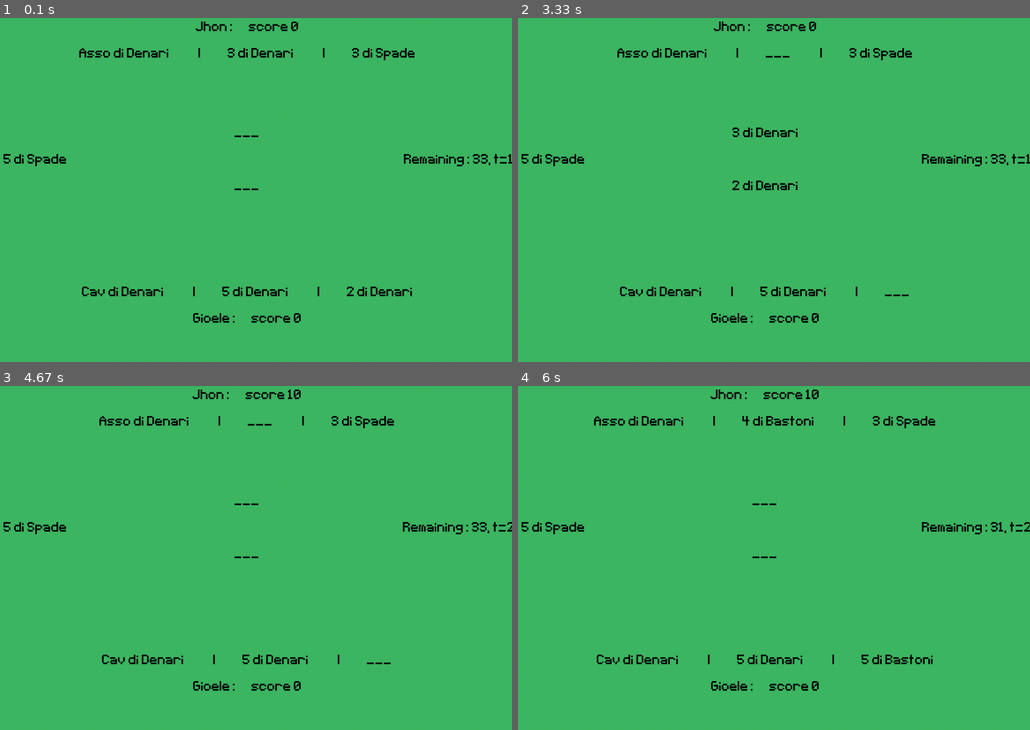
Above: before the commit, frames 1-4 (two rows, left to right).
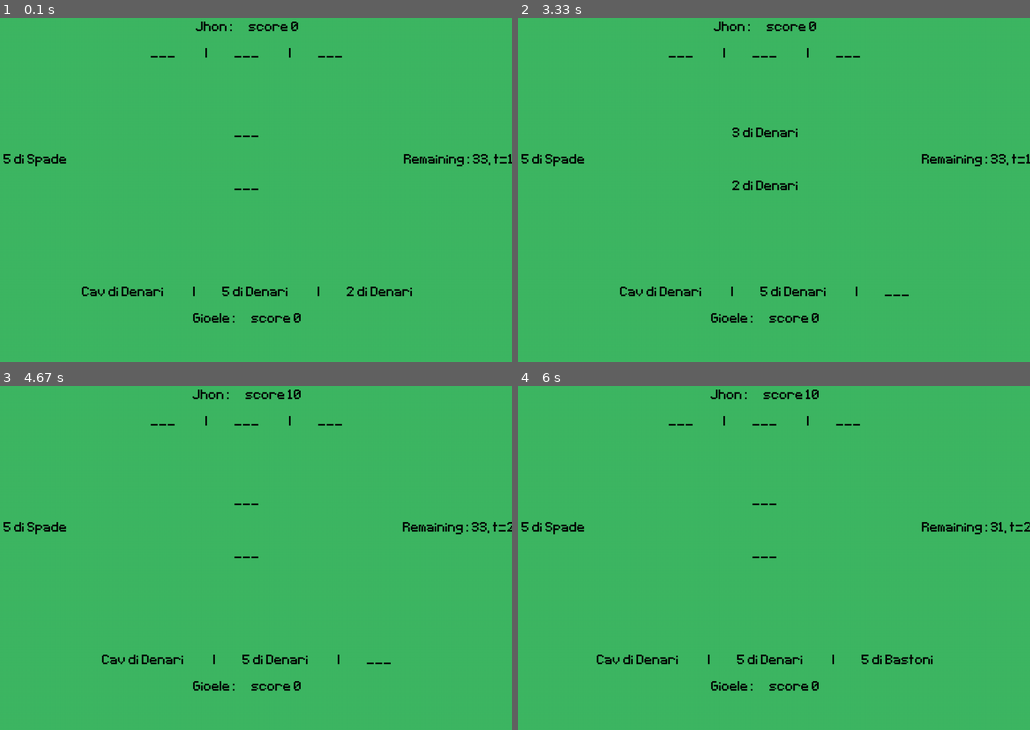
Above: after the commit, the same moments.

Repository: giolendius/Briscola
Game: pygame game, started from main.py
The game is run twice, just before and just after one commit, with the same random seed, the same clock (stepped at 60 frames per second) and the same inputs.
Inputs:
- Up to frame 1 (0.1 s): no input
- Up to frame 2 (3.33 s): tap 3 at 1.33 s
- Up to frame 3 (4.67 s): no input
- Up to frame 4 (6 s): no input

The runs differ from the first frame. In frame 1, 0.7% of the frame differs, in the area x 15-82%, y 8-13%; in frame 2, 0.5%; in frame 3, 0.5%; in frame 4, 0.7%, in the area x 14-82%, y 8-13%.

Commit message:
feat(pygame): play as a human!

Diff:
--- a/src/Briscola.py
+++ b/src/Briscola.py
@@ -1,32 +1,30 @@
 import pandas as pd
-from tqdm import tqdm
-from typing import Literal
 
 from src.types.Agents import *
-from src.types.Card import Card, Deck, Hand, BriscolaCard, Table, Observation, TurnMemory
+from src.types.Card import Card, Deck, Hand, BriscolaCard, Table, Observation, TurnMemory, players_hands
 
-mode = Literal["pygame", "train"]
-memories = Literal["observation", "action", "reward"]
 
 protagonist = 0
 
 
 class BriscolaEnv:
     running: bool
+    turn: int
+    starting_player: int
+    current_player: int
+    points: list
+    phase: str
 
     deck: Deck
     table: Table
     briscola: BriscolaCard
+    players_hands: players_hands
 
     turn_memory: TurnMemory
     game_memories: list[TurnMemory]
 
     def __init__(self, players: int):
         self.tot_players = players
-        # if self.tot_players == 4:
-        #     self.teams = True
-        # else:
-        #     self.teams = False
         self.teams = True if self.tot_players == 4 else False
         self.reset()
 
@@ -39,17 +37,15 @@
         self.turn = 1
         self.starting_player = 0
         self.current_player = self.starting_player
-        self.points = [0 for _ in range(self.tot_players)]
-        if self.teams:
-            self.points = [0, 0]
+        self.points = [0, 0] if self.teams else [0 for _ in range(self.tot_players)]
 
         self.briscola = BriscolaCard(self.deck)
-        self.hand = {}
+        self.players_hands = {}
         self.table = Table([Card(None, 0) for _ in range(self.tot_players)])
         self.phase = "P"  # "P" play, "C" Calculates points "D" Draw
 
         for player in range(self.tot_players):
-            self.hand[player] = Hand(self.deck)
+            self.players_hands[player] = Hand(self.deck)
 
     def game_engine(self, agents):
 
@@ -71,7 +67,7 @@
     def _play_a_card(self, agents):
 
         observation = Observation.from_sets(self.briscola,
-                                            self.hand[self.current_player],
+                                            self.players_hands[self.current_player],
                                             self.table[1:4])  # here we always exclude player 0, he IS playing
 
         azione, q_val = agents[self.current_player].action(observation)
@@ -84,7 +80,7 @@
                                               observation=observation,
                                               action=azione.value)
 
-            self.table[self.current_player] = self.hand[self.current_player].play_this_card(azione)
+            self.table[self.current_player] = self.players_hands[self.current_player].play_this_card(azione)
             self.current_player = (self.current_player + 1) % self.tot_players
 
             if self.current_player == self.starting_player:
@@ -132,9 +128,9 @@
         """Determine drawing order and implement it"""
         for player in turn_order:
             if len(self.deck) == 0:  # last round, last player draws briscola
-                self.hand[player].draw_replacement(draw_briscola_last_round=self.briscola)
+                self.players_hands[player].draw_replacement(draw_briscola_last_round=self.briscola)
             else:
-                self.hand[player].draw_replacement()
+                self.players_hands[player].draw_replacement()
         self.phase = "P"
 
     def _who_takes(self, table: list[type(Card(0, 0))] | Table, starting_player: int) -> (int, int):
@@ -169,7 +165,3 @@
 
         if save_name:
             agent.model.save_weights(save_name)
-
-    def _hand_to_string(self, hand, spaces=10):
-        sp = " " * spaces + "|" + " " * spaces
-        return f"{hand[0]}" + sp + f"{hand[1]}" + sp + f"{hand[2]}"
--- a/src/pygame/pybriscola.py
+++ b/src/pygame/pybriscola.py
@@ -71,7 +71,7 @@
             text(self.screen, f"It's your turn!", (0, 700), (180, 20, 20), size=60)
 
         text(self.screen, f"{agents[0]}:      score {self.points[0]}", (0, 650))
-        text(self.screen, f"{self.hand[0]}", (00, 600))
+        text(self.screen, self.players_hands[0].display(), (00, 600))
         text(self.screen, f"{self.table[0]}", (0, 400))
 
         text(self.screen, f"{self.briscola}", (-400, 350))
@@ -79,7 +79,7 @@
         text(self.screen, f"{self.message}", (0, 350), size=20)
 
         text(self.screen, f"{self.table[1]}", (0, 300))
-        text(self.screen, f"{self.hand[1]}", (00, 150))
+        text(self.screen, self.players_hands[1].display(True), (00, 150))
         text(self.screen, f"{agents[1]}:      score {self.points[1]}", (0, 100))
 
         if ((pygame.time.get_ticks() - self.tempo[0] > self.delay_play)
--- a/src/types/Agents.py
+++ b/src/types/Agents.py
@@ -34,8 +34,8 @@
 
 
 class AgentOnlyFirst(Agent):
-    def action(self, observation: Observation) -> (int, float):
-        return min([i - 1 for i in range(1, 4) if observation[i].val]), 0
+    def action(self, observation: Observation):
+        return Action(min(observation.indices_card_in_hand())), 0
 
 
 class Human(Agent):
@@ -45,4 +45,4 @@
         action_chosen = self.action_chosen
         if action_chosen != Action.not_chosen_yet:
             self.action_chosen = Action.not_chosen_yet
-        return action_chosen, np.array([0,0,0])
+        return action_chosen, np.array([0, 0, 0])
--- a/src/types/Card.py
+++ b/src/types/Card.py
@@ -1,5 +1,5 @@
 import numpy as np
-from typing import List, Optional, cast
+from typing import List, Dict, Optional, cast, Literal
 from dataclasses import dataclass, fields
 
 from .enums import Action
@@ -11,8 +11,8 @@
 suit_dictionary = {0: "Bastoni", 1: "Coppe", 2: "Denari", 3: "Spade"}
 suit_dic = {0: "Ba", 1: "Co", 2: "De", 3: "Sp"}
 
+
 class Card:
-
     card_dic = {x: f"{x}" for x in range(4, 8)} | {2: "2", 8: "Fante", 9: "Cav", 10: "Re", 13: "3", 15: "Asso"}
     points_dic = {8: 2, 9: 3, 10: 4, 13: 10, 15: 11}
 
@@ -146,6 +146,14 @@
         sp = " " * spaces + "|" + " " * spaces
         return f"{self[0]}" + sp + f"{self[1]}" + sp + f"{self[2]}"
 
+    def display(self, hidden: bool = False, spaces=10) -> str:
+        sp = " " * spaces + "|" + " " * spaces
+        if not hidden:
+            show = f"{self[0]}" + sp + f"{self[1]}" + sp + f"{self[2]}"
+        else:
+            show = f"{Card(0, 0)}" + sp + f"{Card(0, 0)}" + sp + f"{Card(0, 0)}"
+        return show
+
     def play_this_card(self, index: Action):
         """Returns the chosen card and removes it from the Hand"""
         if isinstance(index, Action):
@@ -170,7 +178,7 @@
                 return
         print("no pescato")
 
-
+players_hands = Dict[int, Hand]
 
 @dataclass
 class Observation:
@@ -191,6 +199,7 @@
                    table1=table[1] if len(table) > 1 else Card(None, 0))
 
     def indices_card_in_hand(self) -> List[int]:
+        """returns list with 0,1,2 if index in hand"""
         return [i for i, card in enumerate([self.hand0, self.hand1, self.hand2]) if card]
     # def predict_form(self):
     #     return [self.briscola.ia().reshape(1,4)]+self.table.ia()+self.hand.ia()
--- a/train.py
+++ b/train.py
@@ -4,28 +4,8 @@
 
 from src.Briscola import BriscolaEnv
 from src.types.Agents import RandomAgent
-
-
 from src.types.DLAgents import DLAgent
 
-
-# def test_env(model_path):
-#     # check saved
-#     MA = DLAgent(model_path=model_path)
-#     brisc = np.array([[0, 0, 8, 0]])
-#     table = np.array([[0, 0, 0, 15]])
-#     hand = [np.array([[10, 0, 0, 0]]), np.array([[0, 15, 0, 0]]), np.array([[0, 0, 2, 0]])]
-#
-#     q_val = MA.model.predict([brisc, table] + hand, verbose=0)
-#     print("play briscola? 3", q_val)
-#
-#     table = np.array([[0, 2, 0, 0]])
-#     q_val = MA.model.predict([brisc, table] + hand, verbose=0)
-#     print("play ace? 2", q_val)
-#
-#     table = np.array([[4, 0, 0, 0]])
-#     q_val = MA.model.predict([brisc, table] + hand, verbose=0)
-#     print("play king? 1", q_val)
 
 def simulate_games(train_episodes=2, save_name=None):
     env = BriscolaEnv(2)
@@ -42,14 +22,9 @@
         full_df.to_csv(save_name)
 
 
-
-
-
-
-
 def train_agents():
     env = BriscolaEnv(2)
-    MA = DLAgent()
+    dl_agent = DLAgent()
 
     from src.types.Card import Card
     observation2 = [Card(2, 0),
@@ -63,12 +38,12 @@
     hand1 = observation2[3].ia().reshape(1, 4)
     hand2 = observation2[4].ia().reshape(1, 4)
 
-    vec1 = MA.model.predict([brisc, table,hand0, hand1, hand2], verbose=0)
+    vec1 = dl_agent.model.predict([brisc, table, hand0, hand1, hand2], verbose=0)
 
     # df = env.simulate_games(MA, 2)
-    env.train_model(MA, df, epochs=20, save_name="briscola_model.weights.h5")
-    vec2 = MA.model.predict([brisc, table, hand0, hand1, hand2], verbose=0)
-    print(vec1,vec2)
+    env.train_model(dl_agent, df, epochs=20, save_name="briscola_model.weights.h5")
+    vec2 = dl_agent.model.predict([brisc, table, hand0, hand1, hand2], verbose=0)
+    print(vec1, vec2)
 
 
 # play(model_path="briscola_model.weights.h5")
